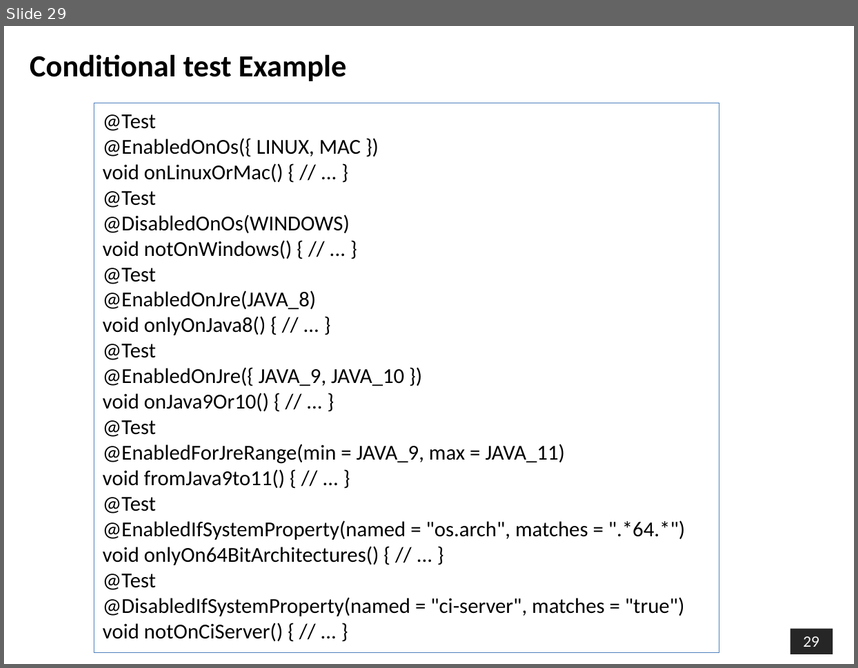
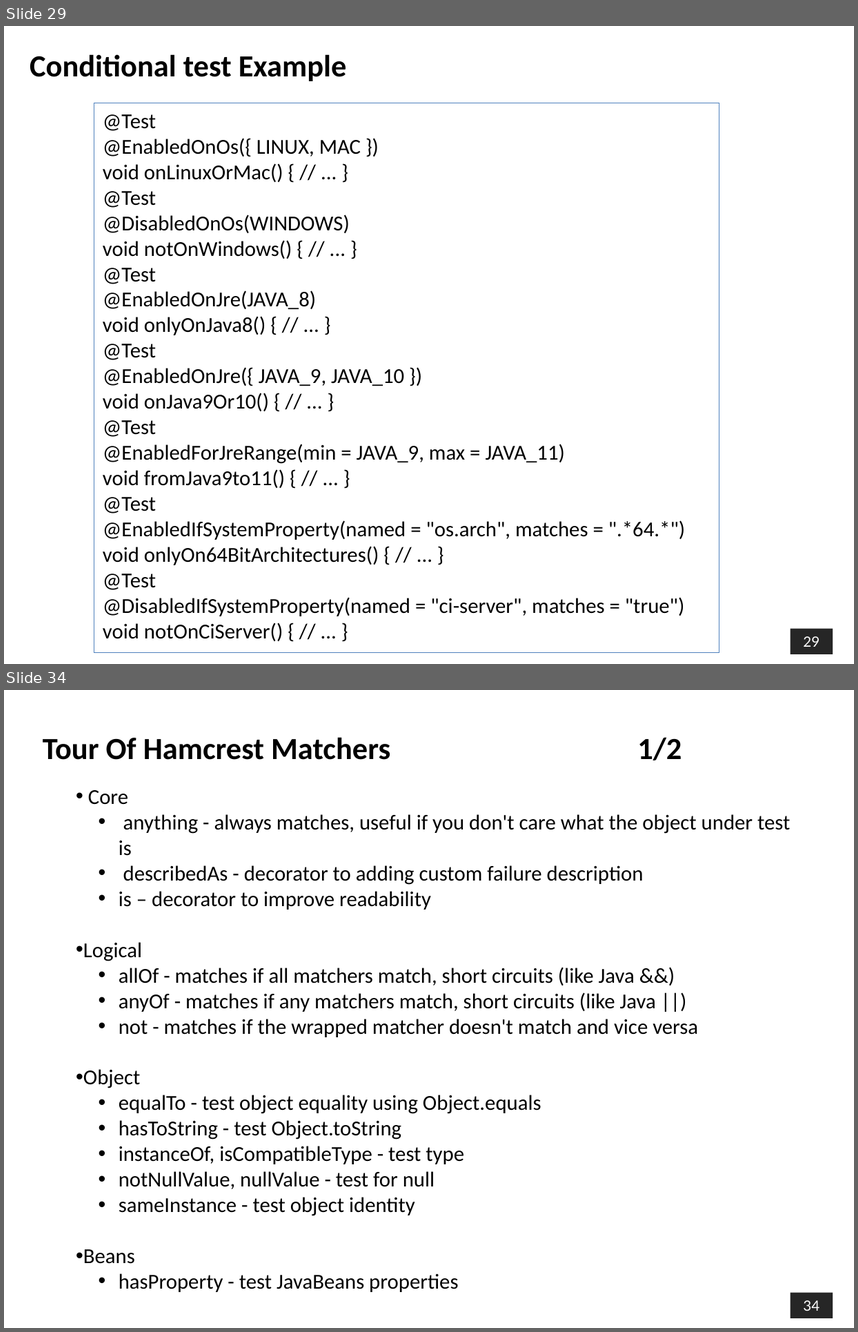
Before and after one commit to shalini06mittal/ConcertoTraining, a slide deck: ppts/Junit/Junit5.pptx. Shown one above the other, each under a label of ours: slide 29 before the commit, slides 29 and 34 after it; the slides between them are not shown. The pictures are 858x668 and 858x1332 pixels, drawn with LibreOffice and Linux fonts; fonts in the diff are those of the drawing; background and template pictures are left out. Boxes give left, top, right and bottom in pixels: in the first picture for what was removed or moved away, otherwise in the second. Text is boxed around its words. In the diff, an @@ line names an element or a change of style, - is before the commit and + after.

```diff
--- a/ppts/Junit/Junit5.pptx
+++ b/ppts/Junit/Junit5.pptx
@@ slide 34 added at (4, 690, 854, 1328), background picture (left out); not listed: 1 template element that a slide beside it also shows @@
@@ text added at (43, 737, 682, 760), 26 pt, text #000000, bold @@
+Tour Of Hamcrest Matchers 1/2
@@ text added at (83, 790, 790, 1292), 18 pt, text #000000 @@
+• Core
+  • anything - always matches, useful if you don't care what the object under test is
+  • describedAs - decorator to adding custom failure description
+  • is – decorator to improve readability
+• Logical
+  • allOf - matches if all matchers match, short circuits (like Java &&)
+  • anyOf - matches if any matchers match, short circuits (like Java ||)
+  • not - matches if the wrapped matcher doesn't match and vice versa
+• Object
+  • equalTo - test object equality using Object.equals
+  • hasToString - test Object.toString
+  • instanceOf, isCompatibleType - test type
+  • notNullValue, nullValue - test for null
+  • sameInstance - test object identity
+• Beans
+  • hasProperty - test JavaBeans properties
```
Also in this commit, not shown: 31 other slides added, 33 other files.
